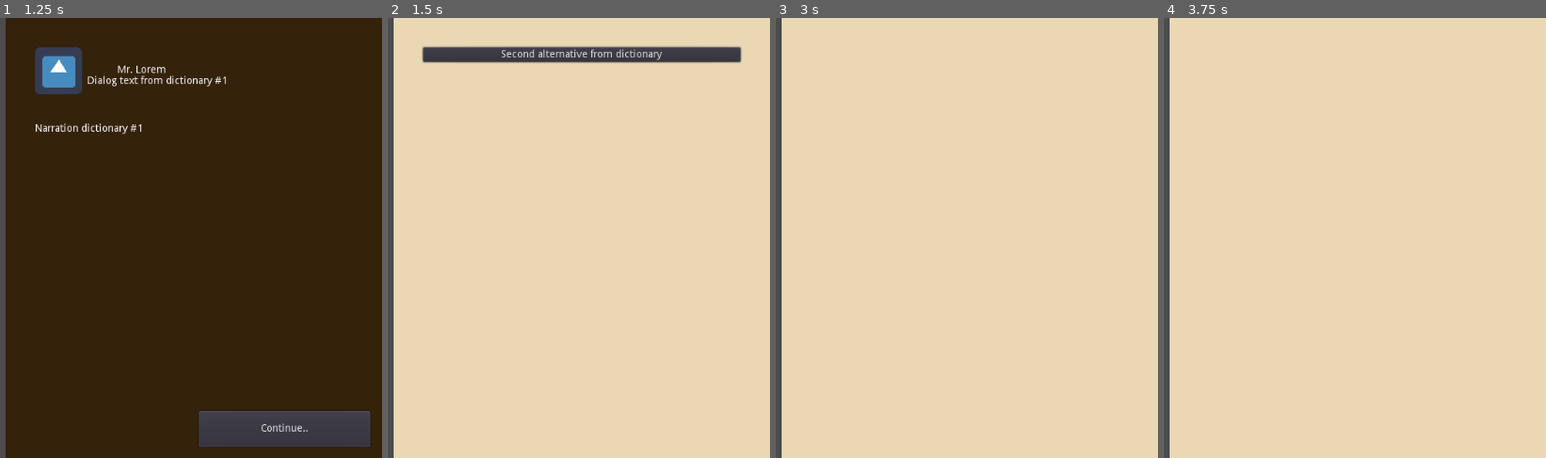
Above: before the commit, frames 1-4 (left to right).
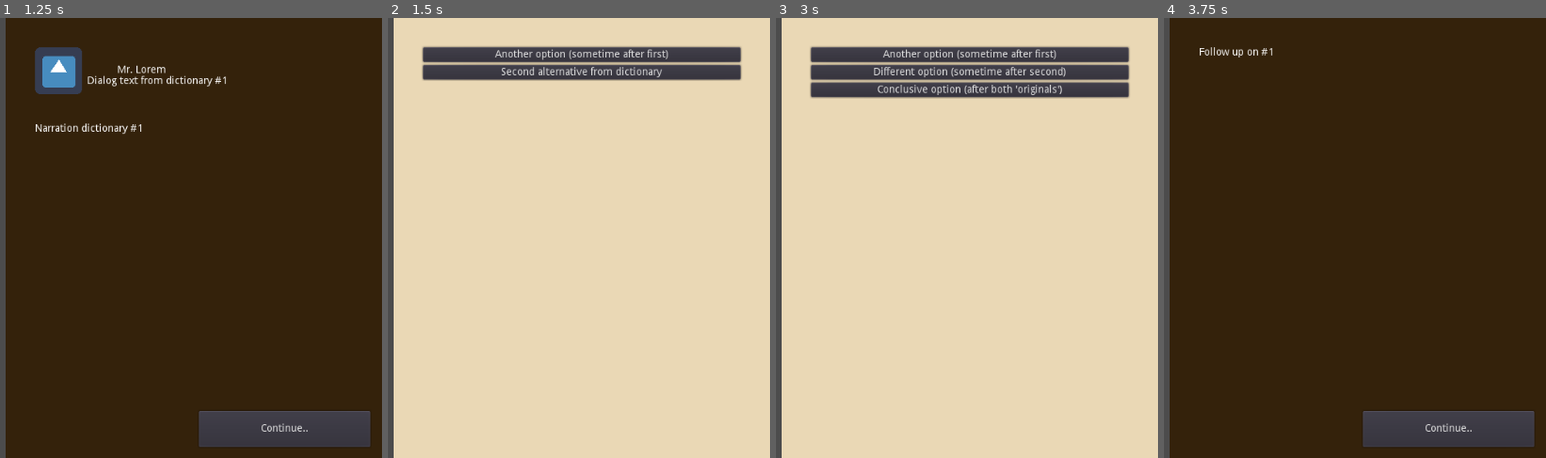
Above: after the commit, the same moments.

Repository: jordgubben/gw24-fam-andersson
Game: Godot game, scene res://FamilyDinner.tscn
Same seed, same stepped clock (60 frames per second), same inputs: the game is played once before the commit and once after it. The engine's default icon, where the game draws it, is replaced by a stand-in: a white triangle on a blue panel in a dark square.
Inputs (mouse positions are in pixels of both pictures, inside the frame that each line leads up to):
- Up to frame 1 (1.25 s): click "First alternative from dictio…" at 0.5 s
- Up to frame 2 (1.5 s): click "Continue.." at 1.25 s
- Up to frame 3 (3 s): click "Second alternative from dicti…" at 2 s; click "Continue.." at 2.75 s
- Up to frame 4 (3.75 s): click (1358, 53) at 3.5 s, where only the run after the commit has a clickable "Another option (sometime afte…"

Frame 1 is identical in both runs. In frame 2, 3.7% of the frame differs, in the area x 8-93%, y 7-15%; in frame 3, 10%; in frame 4, 99%, in the area x 1-100%, y 0-100%.

Commit message:
Limit options based what has already been said

Diff:
--- a/FamilyDinner.gd
+++ b/FamilyDinner.gd
@@ -17,9 +17,24 @@
 		{"speaker": "Godot mascot", "text": "Dialog text from dictionary #1"},
 		{"text": "Narration dictionary #1"},
 	]),
+	"#1a": ConversationSegment.new("Another option (sometime after first)", [
+		{"passed": "#1"}
+	], [
+		{"text": "Follow up on #1"},
+	]),
 	"#2": ConversationSegment.new("Second alternative from dictionary", [], [
 		{"speaker": "Godot mascot", "text": "Dialog text from dictionary #2"},
 		{"text": "Narration dictionary #2"},
+	]),
+	"#2a": ConversationSegment.new("Different option (sometime after second)", [
+		{"passed": "#2"}
+	], [
+		{"text": "Follow up on #2"},
+	]),
+	"1+2=3": ConversationSegment.new("Conclusive option (after both 'originals')", [
+		{"passed": "#1"}, {"passed": "#2"},
+	], [
+		{"text": "Follow up on #1 and #2"},
 	]),
 }
 
@@ -36,7 +51,11 @@
 	var available_conversations = []
 	for key in _potential_conversations.keys():
 		var segment:ConversationSegment = _potential_conversations[key]
-		if not key in _passed_conversations:
+		# Don't allow doing the same thing twice
+		if key in _passed_conversations:
+			continue
+		# All prequisites must be fullfilled
+		if segment.is_presentable(_passed_conversations):
 			available_conversations.append([key, segment])
 
 	# Add buttons for each available conversation
@@ -79,8 +98,20 @@
 		self.prequisites = preq
 		self.narrative = narr
 
-	func is_presentable():
+	func is_presentable(passed: Array):
+		for pr in prequisites:
+			if not fullfilled(pr, passed):
+				return false
 		return true
+
+	func fullfilled(pr, passed: Array):
+		match pr:
+			{"passed": var key}:
+				return key in passed
+
+			_:
+				printerr("Unrechognized prequisite:", pr)
+				return false
 
 	func present(out):
 		for el in self.narrative:
